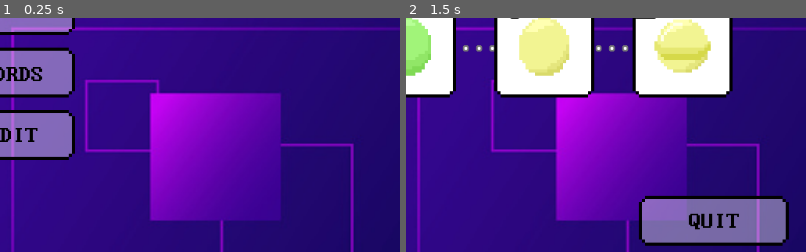
Above: before the commit, frames 1-2 (left to right).
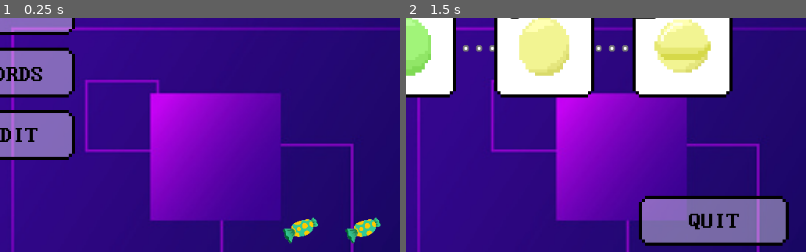
Above: after the commit, the same moments.

Repository: seorinn/CMP-Godot-project
Game: Godot game, scene res://Main.tscn
Same seed, same stepped clock (60 frames per second), same inputs: the game is played once before the commit and once after it. The engine's default icon, where the game draws it, is replaced by a stand-in: a white triangle on a blue panel in a dark square.
Inputs (mouse positions are % of the whole screen's width and height, from its top left):
- Up to frame 1 (0.25 s): no input
- Up to frame 2 (1.5 s): click (88, 92) at 0.52 s; click (50, 45) at 1.25 s
The pictures show only the part of the screen within x 50-100%, y 47-97%; the shares and areas given below are measured in that part.

The runs differ from the first frame. In frame 1, 1.0% of the frame differs, in the area x 70-96%, y 85-97%; in frame 2, nothing differs.

Commit message:
Add files via upload

Diff:
--- a/final_project/Main.gd
+++ b/final_project/Main.gd
@@ -1,20 +1,6 @@
 extends Node2D
 
-
-# Declare member variables here. Examples:
-# var a = 2
-# var b = "text"
-
-
-# Called when the node enters the scene tree for the first time.
-func _ready():
-	pass # Replace with function body.
-
-
-# Called every frame. 'delta' is the elapsed time since the previous frame.
-#func _process(delta):
-#	pass
-
+var musicPlaying = 1
 
 func _on_CreditButton_pressed():
 	get_tree().change_scene("res://Credit.tscn")
@@ -26,3 +12,7 @@
 
 func _on_PlayButton_pressed():
 	get_tree().change_scene("res://Stages.tscn")
+
+
+func _on_TextureButton_pressed():
+	musicPlaying *= -1
--- a/final_project/Main.tscn
+++ b/final_project/Main.tscn
@@ -1,6 +1,7 @@
-[gd_scene load_steps=11 format=2]
+[gd_scene load_steps=12 format=2]
 
 [ext_resource path="res://asset/DNFBitBitTTF.ttf" type="DynamicFontData" id=1]
+[ext_resource path="res://asset/candy.png" type="Texture" id=2]
 [ext_resource path="res://asset/button40.png" type="Texture" id=5]
 [ext_resource path="res://Main.gd" type="Script" id=6]
 [ext_resource path="res://asset/background1.jpg" type="Texture" id=7]
@@ -102,6 +103,29 @@
 text = "PLAY"
 align = 1
 
+[node name="Sound" type="Node2D" parent="."]
+
+[node name="Node2D" type="Node2D" parent="Sound"]
+position = Vector2( 900, 550 )
+
+[node name="Sprite" type="Sprite" parent="Sound/Node2D"]
+scale = Vector2( 0.2, 0.2 )
+texture = ExtResource( 2 )
+
+[node name="TextureButton" type="TextureButton" parent="Sound/Node2D"]
+margin_left = -26.0
+margin_top = -20.0
+margin_right = 22.0
+margin_bottom = 25.0
+
+[node name="Node2D2" type="Node2D" parent="Sound"]
+position = Vector2( 980, 550 )
+
+[node name="Sprite" type="Sprite" parent="Sound/Node2D2"]
+scale = Vector2( 0.2, 0.2 )
+texture = ExtResource( 2 )
+
 [connection signal="pressed" from="Credit/CreditButton" to="." method="_on_CreditButton_pressed"]
 [connection signal="pressed" from="Records/RecordsButton" to="." method="_on_RecordsButton_pressed"]
 [connection signal="pressed" from="Play/PlayButton" to="." method="_on_PlayButton_pressed"]
+[connection signal="pressed" from="Sound/Node2D/TextureButton" to="." method="_on_TextureButton_pressed"]
--- /dev/null
+++ b/final_project/bgMusic.tscn
@@ -0,0 +1,7 @@
+[gd_scene load_steps=2 format=2]
+
+[ext_resource path="res://asset/Calimba-E_s-Jammy-Jams.ogg" type="AudioStream" id=1]
+
+[node name="AudioStreamPlayer2D" type="AudioStreamPlayer2D"]
+stream = ExtResource( 1 )
+autoplay = true
Not shown, added: final_project/Calimba-E_s-Jammy-Jams.ogg.import
Not shown, added: final_project/Calimba-E_s-Jammy-Jams.ogg
